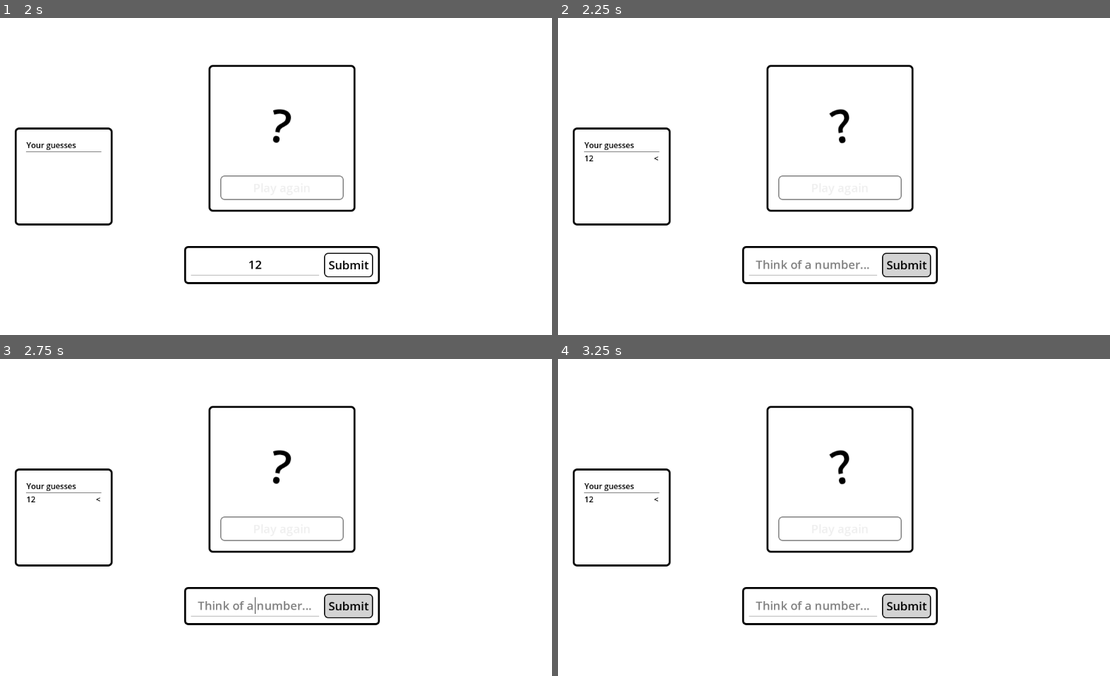
Above: before the commit, frames 1-4 (two rows, left to right).
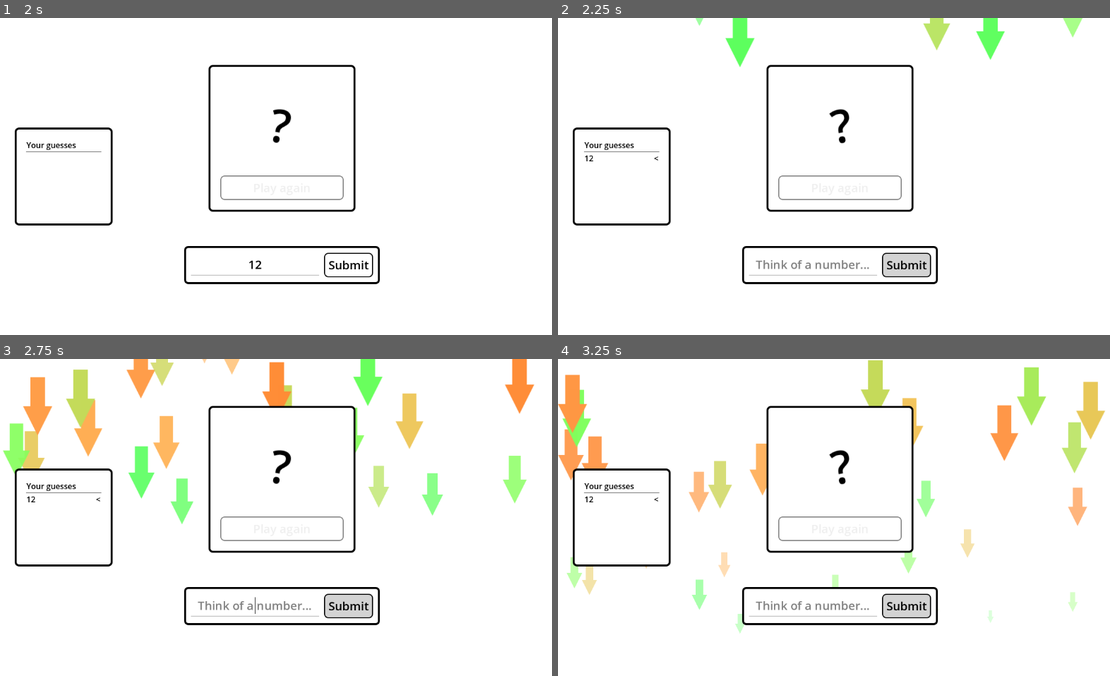
Above: after the commit, the same moments.

Repository: phrasmotica/think-of-a-number
Game: Godot game, scene res://scenes/main_menu.tscn
Same seed, same stepped clock (60 frames per second), same inputs: the game is played once before the commit and once after it. Sound files missing from this copy of the repository are replaced by a short silence.
Inputs (mouse positions are in pixels of both pictures, inside the frame that each line leads up to):
- Up to frame 1 (2 s): click "Play" at 0.5 s; click (253, 265) at 1.27 s; type "12" at 1.35 s
- Up to frame 2 (2.25 s): click "Submit" at 2 s
- Up to frame 3 (2.75 s): no input
- Up to frame 4 (3.25 s): click "Submit" at 2.75 s

Frame 1 is identical in both runs. In frame 2, 1.2% of the frame differs, in the area x 24-96%, y 0-16%; in frame 3, 6.7%, in the area x 0-97%, y 0-53%; in frame 4, 6.1%.

Commit message:
Improve appearance of tick particles

Diff:
--- a/scenes/game.tscn
+++ b/scenes/game.tscn
@@ -72,7 +72,7 @@
 hue_variation_max = 0.1
 
 [sub_resource type="Curve" id="Curve_j1xwu"]
-_data = [Vector2(0, 0.505494), 0.0, 0.0, 0, 0, Vector2(0.0619835, 1), 0.0, 0.0, 0, 0, Vector2(0.657025, 0), 0.0, 0.0, 0, 0]
+_data = [Vector2(0, 0.505494), 0.0, 0.0, 0, 0, Vector2(0.0619835, 1), 0.0, 0.0, 0, 0, Vector2(0.694215, 0.626374), 0.0, 0.0, 0, 0]
 point_count = 3
 
 [sub_resource type="CurveTexture" id="CurveTexture_5wxit"]
@@ -86,7 +86,6 @@
 curve = SubResource("Curve_s4y1e")
 
 [sub_resource type="ParticleProcessMaterial" id="ParticleProcessMaterial_sxhvx"]
-lifetime_randomness = 0.3
 particle_flag_disable_z = true
 emission_shape = 6
 emission_ring_axis = Vector3(0, 0, 1)
@@ -94,8 +93,8 @@
 emission_ring_radius = 120.0
 emission_ring_inner_radius = 110.0
 spread = 180.0
-initial_velocity_min = 500.0
-initial_velocity_max = 500.0
+initial_velocity_min = 2000.0
+initial_velocity_max = 2000.0
 angular_velocity_max = 200.0
 gravity = Vector3(0, 0, 0)
 scale_curve = SubResource("CurveTexture_sufah")
@@ -140,10 +139,9 @@
 [node name="TickParticles" type="GPUParticles2D" parent="GameManager/CanvasLayer"]
 position = Vector2(576, 234)
 emitting = false
-amount = 150
+amount = 300
 process_material = SubResource("ParticleProcessMaterial_sxhvx")
 texture = ExtResource("9_nrc1l")
-lifetime = 5.0
 
 [node name="CenterContainer" type="CenterContainer" parent="GameManager/CanvasLayer"]
 anchors_preset = 2
@@ -181,9 +179,10 @@
 grow_horizontal = 2
 grow_vertical = 2
 
-[node name="RevealPanel" parent="GameManager/CanvasLayer/CenterContainer3" node_paths=PackedStringArray("tick_particles") instance=ExtResource("4_tv6jw")]
-layout_mode = 2
-enable_particles = false
+[node name="RevealPanel" parent="GameManager/CanvasLayer/CenterContainer3" node_paths=PackedStringArray("up_arrow_particles", "down_arrow_particles", "tick_particles") instance=ExtResource("4_tv6jw")]
+layout_mode = 2
+up_arrow_particles = NodePath("../../UpArrowParticles")
+down_arrow_particles = NodePath("../../DownArrowParticles")
 tick_particles = NodePath("../../TickParticles")
 
 [connection signal="accept_guess" from="GameManager" to="GameManager/CanvasLayer/CenterContainer/MarginContainer/AnswerPanel" method="_on_game_manager_accept_guess"]
--- a/scripts/reveal_panel.gd
+++ b/scripts/reveal_panel.gd
@@ -48,7 +48,7 @@
     if enable_particles:
         tick_particles.emitting = true
 
-        get_tree().create_timer(1).timeout.connect(
+        get_tree().create_timer(0.1).timeout.connect(
             func():
                 tick_particles.emitting = false
         )
